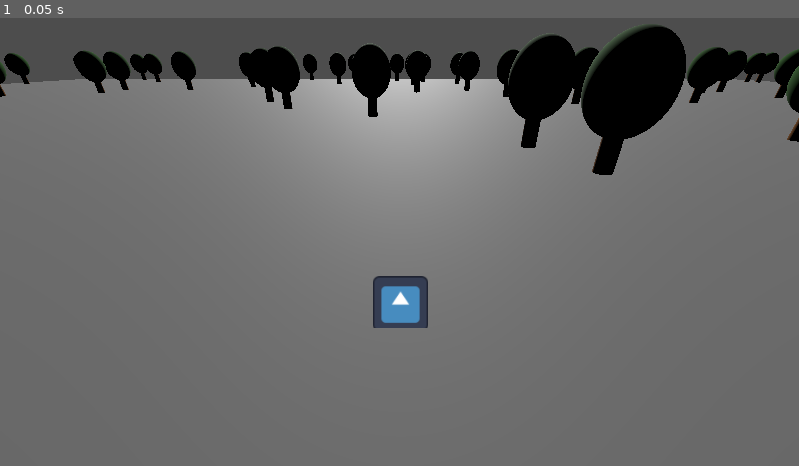
Above: before the commit, frame 1.
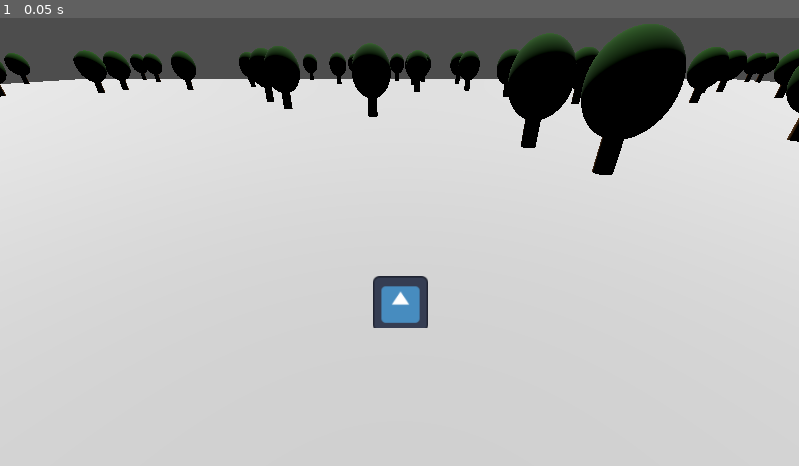
Above: after the commit, the same moment.

Repository: FablabMurat/GameJamMurat0324
Game: Godot game, scene res://terrain.tscn
Same seed, same stepped clock (60 frames per second), same inputs: the game is played once before the commit and once after it. The engine's default icon, where the game draws it, is replaced by a stand-in: a white triangle on a blue panel in a dark square.
Inputs:
- Up to frame 1 (0.05 s): no input

The runs differ from the first frame. In frame 1, 84% of the frame differs, in the area x 0-100%, y 1-100%.

Commit message:
Ajout des ombres Sol plus clair (mieux pour la neige, mais pas top)

Diff:
--- a/terrain.gd
+++ b/terrain.gd
@@ -31,7 +31,7 @@
 		if event.button_mask & (MOUSE_BUTTON_MASK_MIDDLE + MOUSE_BUTTON_MASK_RIGHT):
 			camrot += event.relative.x * 0.005
 			get_node("Center").set_rotation(Vector3(0, camrot, 0))
-			print("Camera3D Rotation: ", camrot)
+			#print("Camera3D Rotation: ", camrot)
 
 # Called every frame. 'delta' is the elapsed time since the previous frame.
 func _process(delta):
--- a/terrain.tscn
+++ b/terrain.tscn
@@ -1,11 +1,15 @@
-[gd_scene load_steps=5 format=3 uid="uid://ctbvs07s78ect"]
+[gd_scene load_steps=6 format=3 uid="uid://ctbvs07s78ect"]
 
 [ext_resource type="Script" path="res://terrain.gd" id="1_fnysc"]
 [ext_resource type="PackedScene" uid="uid://nabnyuuxgolm" path="res://player.tscn" id="2_478pm"]
 
 [sub_resource type="WorldBoundaryShape3D" id="WorldBoundaryShape3D_rj1v0"]
 
+[sub_resource type="StandardMaterial3D" id="StandardMaterial3D_dum3m"]
+metallic = 0.38
+
 [sub_resource type="PlaneMesh" id="PlaneMesh_addom"]
+material = SubResource("StandardMaterial3D_dum3m")
 size = Vector2(200, 200)
 
 [node name="Terrain" type="Node3D"]
@@ -22,7 +26,8 @@
 skeleton = NodePath("../..")
 
 [node name="DirectionalLight3D" type="DirectionalLight3D" parent="."]
-transform = Transform3D(1, 0, 0, 0, 0.89061, 0.454768, 0, -0.454768, 0.89061, 0, 3.19616, 0)
+transform = Transform3D(1, 0, 0, 0, 0.513481, 0.858101, 0, -0.858101, 0.513481, 0, 3.19616, 0)
+shadow_enabled = true
 
 [node name="Center" type="Marker3D" parent="."]
 
